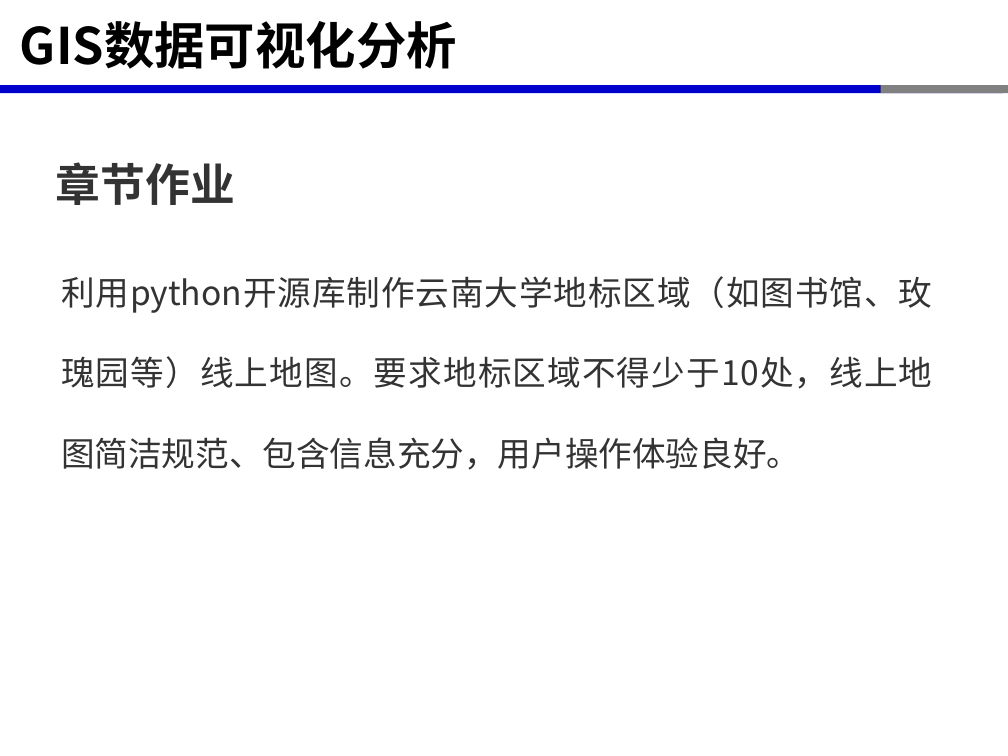
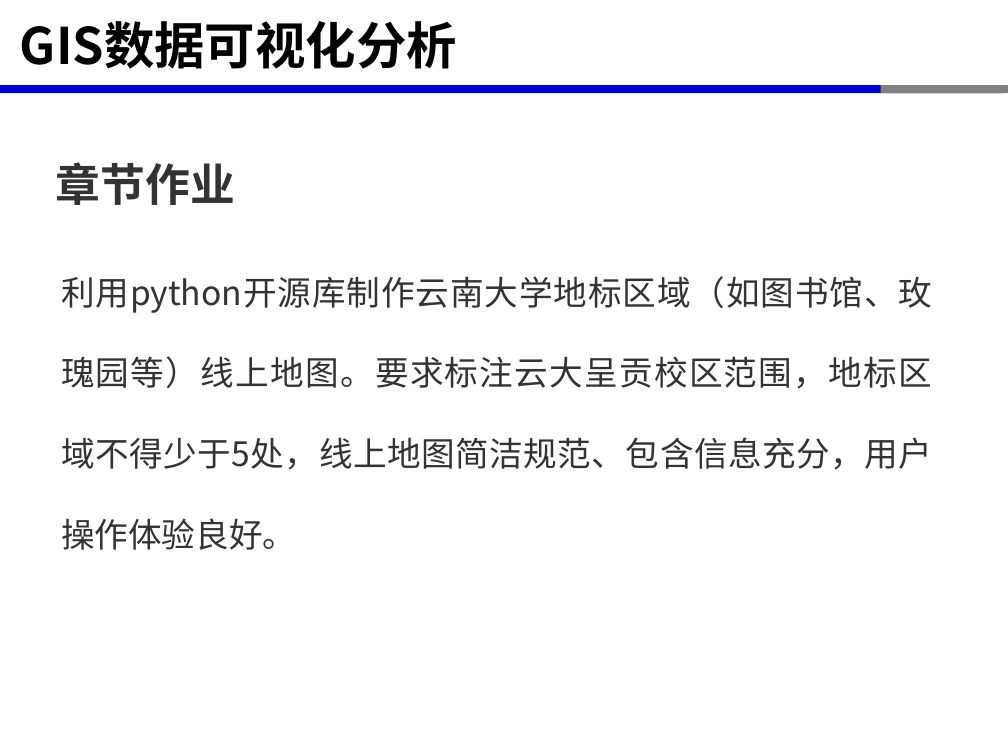
Before and after one commit to xinluo2018/open-source-gis-course, a slide deck: slide 9 of 第6章-GIS数据可视化-8课时/第6章-GIS数据可视化分析.pptx. Drawn at 1008x756 pixels with LibreOffice and Linux fonts; fonts in the diff are those of the drawing. Boxes give left, top, right and bottom in pixels: in the first picture for what was removed or moved away, otherwise in the second. Text is boxed around its words. In the diff, an @@ line names an element or a change of style, - is before the commit and + after.

```diff
--- a/第6章-GIS数据可视化-8课时/第6章-GIS数据可视化分析.pptx
+++ b/第6章-GIS数据可视化-8课时/第6章-GIS数据可视化分析.pptx
@@ text at (x1=61, y1=276, x2=932, y2=550): text changed @@
-利用python开源库制作云南大学地标区域（如图书馆、玫瑰园等）线上地图。要求地标区域不得少于10处，线上地图简洁规范、包含信息充分，用户操作体验良好。
+利用python开源库制作云南大学地标区域（如图书馆、玫瑰园等）线上地图。要求标注云大呈贡校区范围，地标区域不得少于5处，线上地图简洁规范、包含信息充分，用户操作体验良好。
```
Also in this commit, not shown: 2 other slides changed, 6 other files.
